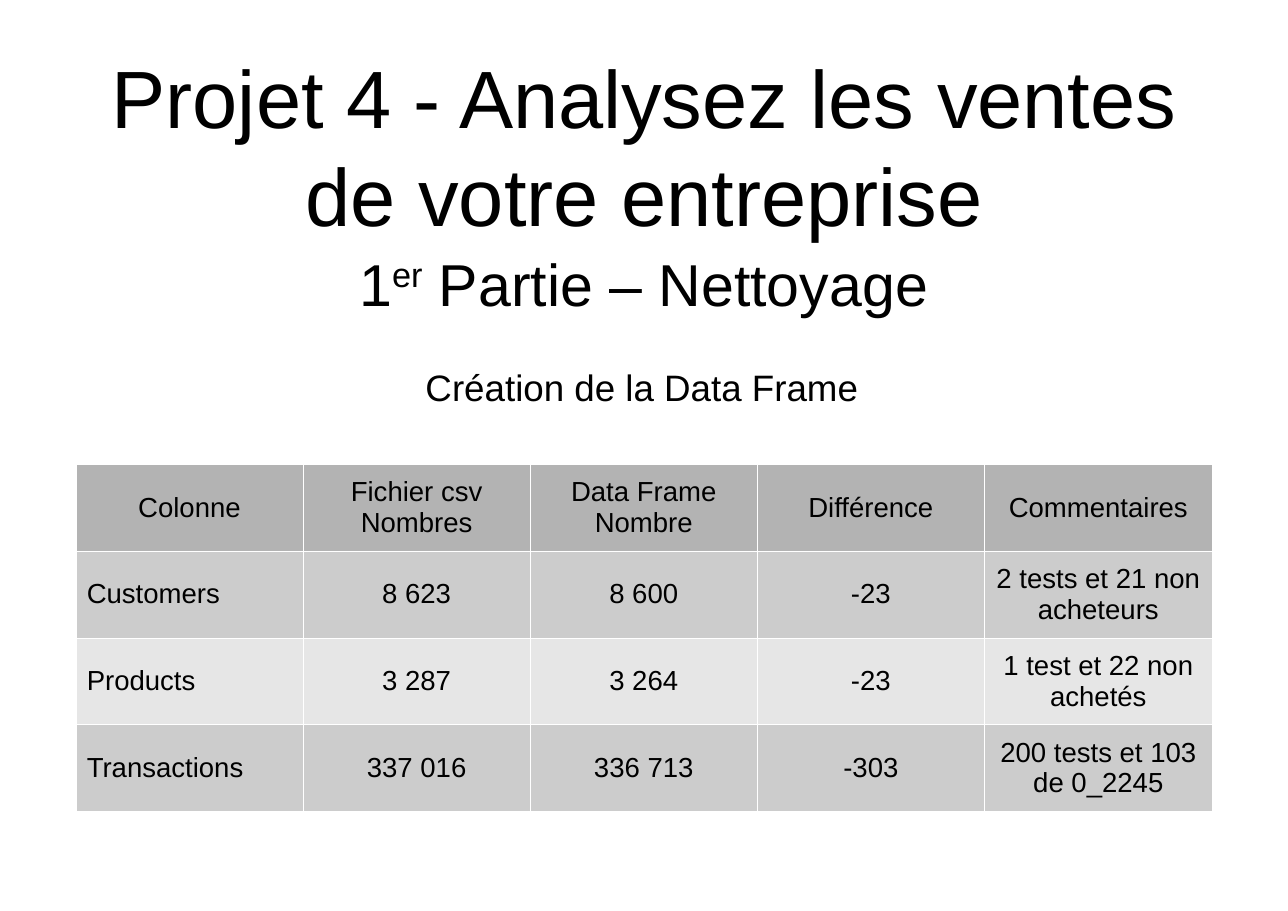
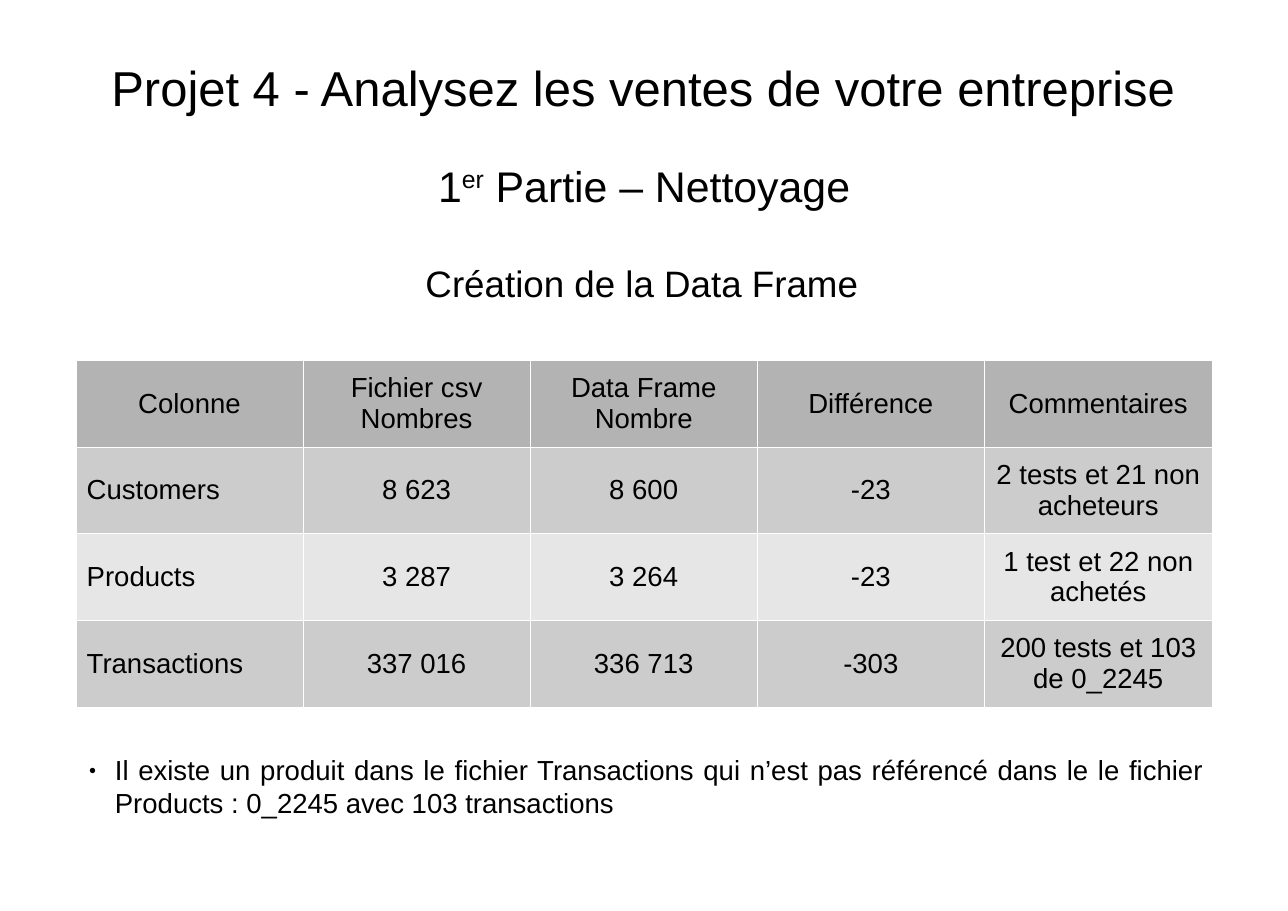
Before and after one commit to FranckDELRUE/OCR-Project-4-DAn, a slide deck: slide 4 of P4_Presentation.odp. Drawn at 1288x911 pixels with LibreOffice and Linux fonts; fonts in the diff are those of the drawing. Boxes give left, top, right and bottom in pixels: in the first picture for what was removed or moved away, otherwise in the second. Text is boxed around its words. In the diff, an @@ line names an element or a change of style, - is before the commit and + after.

```diff
--- a/P4_Presentation.odp
+++ b/P4_Presentation.odp
@@ title "Projet 4 - Analysez les ..." at bbox=[111, 70, 1175, 117]: size 53.1 to 32 pt @@
@@ text "1er Partie – Nettoyage": place and size @@
-text "1er Partie – Nettoyage" at bbox=[439, 263, 928, 317]
+text "1er Partie – Nettoyage" at bbox=[496, 171, 850, 211]
@@ text "1er Partie – Nettoyage" at bbox=[496, 171, 850, 211]: size 38.6 to 28 pt @@
@@ text "Création de la Data Frame": place and size @@
-text "Création de la Data Frame" at bbox=[425, 374, 858, 402]
+text "Création de la Data Frame" at bbox=[425, 270, 858, 298]
@@ table: place and size @@
-table at bbox=[76, 464, 1212, 811]
+table at bbox=[76, 360, 1212, 707]
@@ text added at bbox=[115, 759, 1202, 819], 18 pt, text #000000 @@
+● Il existe un produit dans le fichier Transactions qui n’est pas référencé dans le le fichier Products : 0_2245 avec 103 transactions
```
Also in this commit, not shown: 6 other slides changed, 1 slide added, 1 slide removed, 6 other files.
